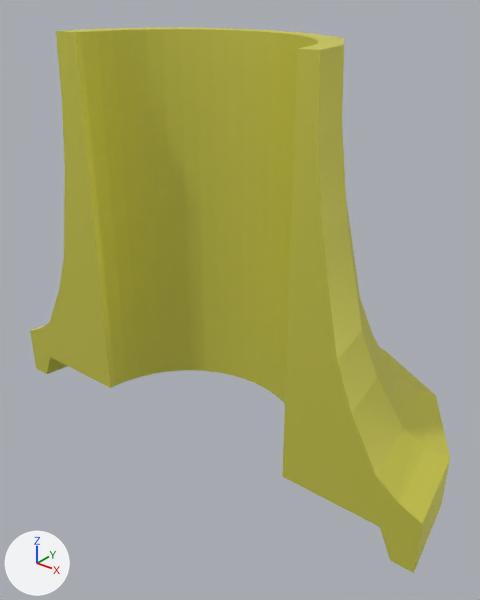
The glTF model Interactables/Bell3.glb: old version first, new version second.
The view is the same before and after, from a 50 mm camera at (14.7, 31.0, 24.4) aimed at (-6.8, 57.8, 7.7). Arrows for +X, +Y and +Z are at lower left; the lights stay in place. Where no turn or scale is listed for an object, it has been applied to the vertices. Vertices at the same position are counted once.

Names of what the first picture shows: 'Mesh_Mesh_head_geo.001_lambert2SG.001'.
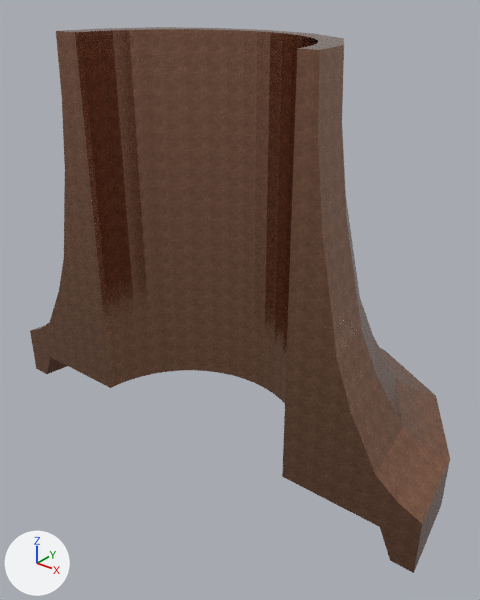
The newer file is also turned or shifted as a whole; pictures and numbers use the older file's frame.

Location of each change, [x1, y1, x2, y2] in pixels of the pictures (480 x 600 px):
part 1 of me_mesh_0, recoloured (yellow to brown): [30, 27, 450, 573] in both

The change, as a diff of the scene's bpy script:
```diff
--- a/Interactables/Bell3.glb.py
+++ b/Interactables/Bell3.glb.py
@@ img_metallic_old_gold_roughness_old_gold @@
+img_metallic_old_gold_roughness_old_gold = load_image('METALLIC_Old gold-ROUGHNESS_Old gold', '_unpacked/METALLIC_Old_gold-ROUGHNESS_Old_gold', 2048, 2048, 'Non-Color')
@@ img_base_color_old_copper @@
+img_base_color_old_copper = load_image('Base Color_old copper', '_unpacked/Base_Color_old_copper', 2048, 2048, 'sRGB')
@@ img_normal_old_gold @@
+img_normal_old_gold = load_image('NORMAL_Old gold', '_unpacked/NORMAL_Old_gold', 2048, 2048, 'Non-Color')
@@ mat_old_gold_002 @@
+mat_old_gold_002 = bpy.data.materials.new('Old Gold.002')
+# uses the picture img_base_color_old_copper
+# uses the picture img_metallic_old_gold_roughness_old_gold
+# uses the picture img_normal_old_gold
@@ me_mesh_0 @@
 me_mesh_0.from_pydata(...)  # 181 vertices, 358 faces; spans x -21.0..7.3, y 53.0..66.5, z 0.0..22.0
 # used by ob_mesh_mesh_head_geo_001_lambert2sg_001; location = (0.0, 0.0, 0.0)
-me_mesh_0.materials.append(mat_lambert2sg_001)
+# me_mesh_0 part 1: 358 faces centred in x -20.9..7.2, y 53.0..66.2, z 0.0..22.0 are repainted in the vertex colours; the middle colour goes from yellow #e6e35c to white #ffffff
+me_mesh_0.materials.append(mat_old_gold_002)
```
